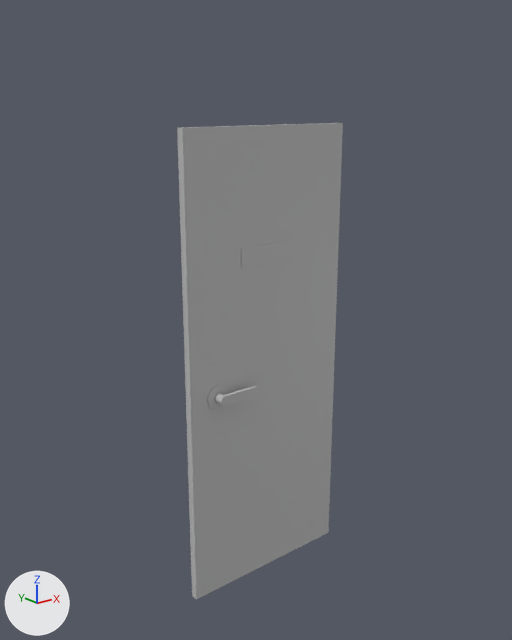
Renders of the FBX model HoodwinkProject/Assets/_Hoodwink/Models/Blockout/env_door_03.fbx from each side of a commit.
Rendered twice from a 50 mm camera at (-1.87, -2.26, 2.14) aimed at (-0.03, 0.04, 1.22). Lighting does not change. The marker at lower left points along +X, +Y and +Z. Where no turn or scale is listed for an object, it has been applied to the vertices.

Before the edit, the objects in view are built like this:
```python
me_mesh = bpy.data.meshes.new('Mesh')
me_mesh.from_pydata(...)  # 150 vertices, 148 faces; spans x -0.115..0.115, y -0.07..0.07, z -0.055..0.055
me_mesh.materials.append(mat_lambert1)  # grey #bcbcbc
me_mesh_001 = bpy.data.meshes.new('Mesh.001')
me_mesh_001.from_pydata(...)  # a box spanning x -0.41..0.41, y -0.02..0.02, z -1.02..1.02
me_mesh_001.materials.append(mat_lambert1)  # grey #bcbcbc
me_mesh_002 = bpy.data.meshes.new('Mesh.002')
me_mesh_002.from_pydata([(-0.146, -0.008, -0.041), (0.146, -0.008, -0.041), (-0.146, -0.008, 0.041), (0.146, -0.008, 0.041), (-0.146, 0.008, 0.041), (0.146, 0.008, 0.041), (-0.146, 0.008, -0.041), (0.146, 0.008, -0.041)], [], [(0, 1, 3, 2), (2, 3, 5, 4), (6, 7, 1, 0), (1, 7, 5, 3), (6, 0, 2, 4)])
me_mesh_002.materials.append(mat_lambert1)  # grey #bcbcbc
ob_door5 = bpy.data.objects.new('Door5', me_mesh_001)
ob_door5.location = (0.0, 0.0, 1.018)
ob_handlebase4 = bpy.data.objects.new('Handlebase4', me_mesh)
ob_handlebase4.location = (-0.214, 0.0, 0.943)
ob_pcube1 = bpy.data.objects.new('pCube1', me_mesh_002)
ob_pcube1.location = (0.0, -0.013, 1.522)
```
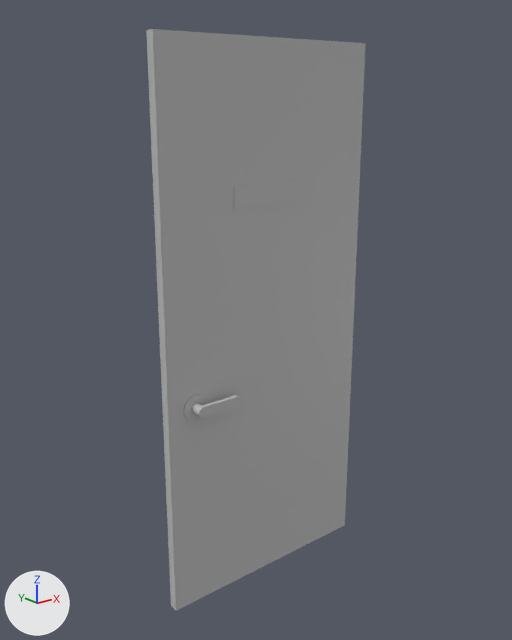
Changed parts and their boxes [x1, y1, x2, y2] in the pictures (512 x 640 px):
'Door5', mesh rescaled, moved (32% wider, 22% taller): before [177, 123, 343, 599]; after [146, 29, 366, 611]
'Handlebase4', moved: before [207, 385, 258, 410]; after [183, 394, 240, 422]

The change, as a diff of the scene's bpy script:
```diff
--- a/HoodwinkProject/Assets/_Hoodwink/Models/Blockout/env_door_03.fbx.py
+++ b/HoodwinkProject/Assets/_Hoodwink/Models/Blockout/env_door_03.fbx.py
@@ me_mesh_001 @@
 me_mesh_001.from_pydata(...)  # 8 vertices, 6 faces; spans x -0.41..0.41, y -0.02..0.02, z -1.02..1.02
 # used by ob_door5; location = (0.0, 0.0, 1.018)
+# me_mesh_001 part 1: the whole mesh is scaled about its middle by (1.28, 1.16, 1.16)
 me_mesh_001.materials.append(mat_lambert1)
@@ ob_door5 @@
 ob_door5 = bpy.data.objects.new('Door5', me_mesh_001)
-ob_door5.location = (0.0, 0.0, 1.018)
+ob_door5.location = (0.001, -0.003, 1.181)
@@ ob_handlebase4 @@
 ob_handlebase4 = bpy.data.objects.new('Handlebase4', me_mesh)
-ob_handlebase4.location = (-0.214, 0.0, 0.943)
+ob_handlebase4.location = (-0.329, -0.003, 0.931)
```
